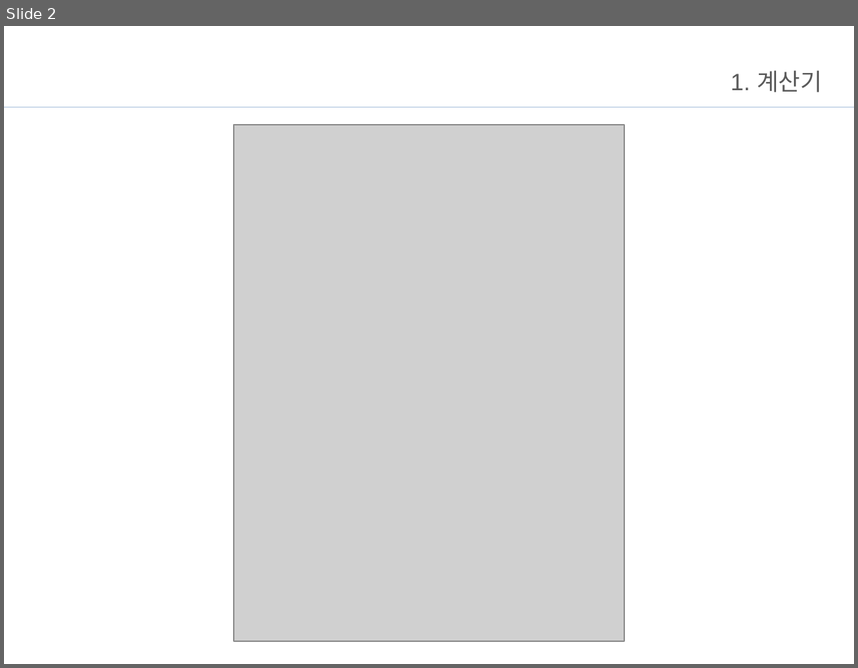
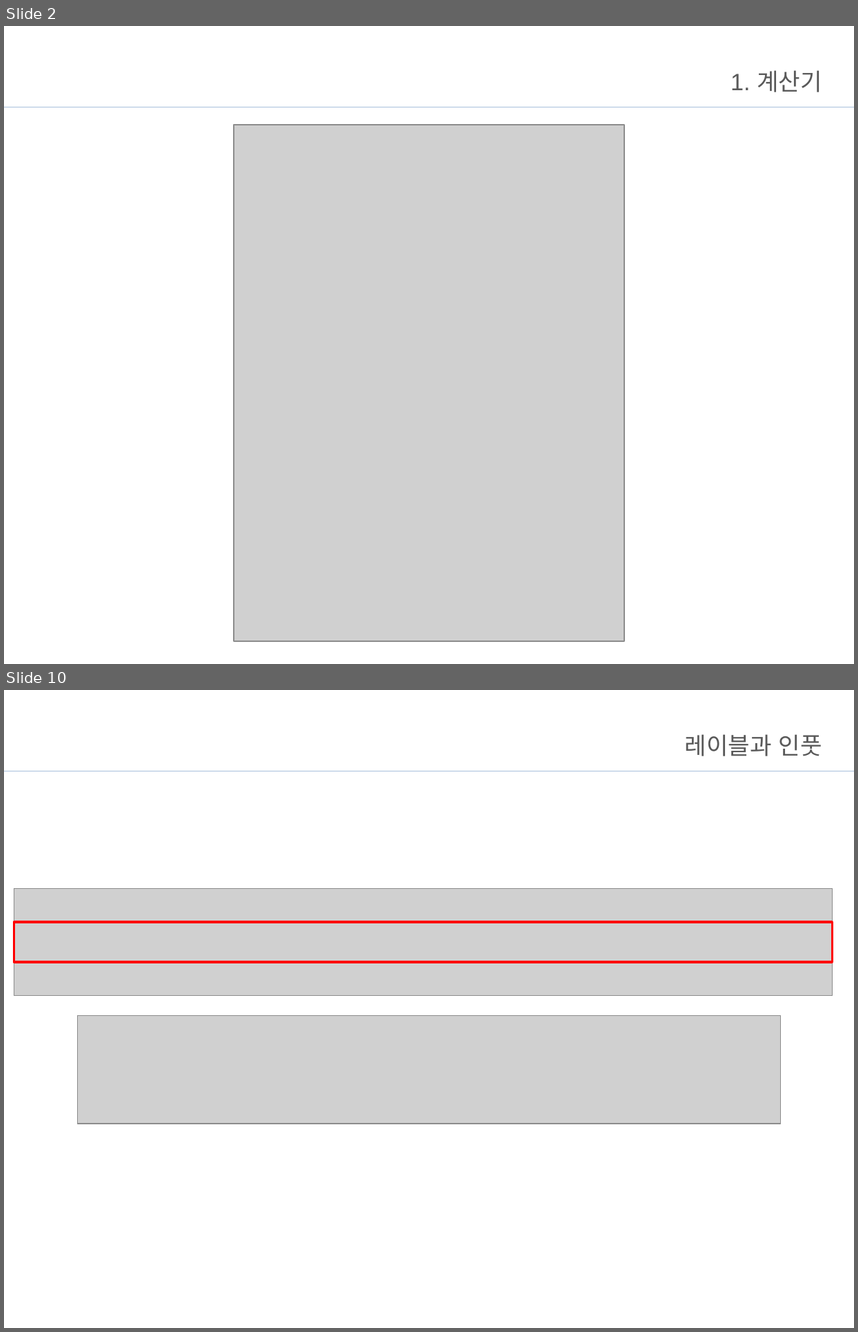
Before and after one commit to Jo-jangho/Web, a slide deck: 과제/JavaScript브리핑.pptx. Shown one above the other, each under a label of ours: slide 2 before the commit, slides 2 and 10 after it; the slides between them are not shown. The pictures are 858x668 and 858x1332 pixels, drawn with LibreOffice and Linux fonts; fonts in the diff are those of the drawing; grey boxes stand for pictures; background and template pictures are left out. Boxes give left, top, right and bottom in pixels: in the first picture for what was removed or moved away, otherwise in the second. Text is boxed around its words. In the diff, an @@ line names an element or a change of style, - is before the commit and + after.

```diff
--- a/과제/JavaScript브리핑.pptx
+++ b/과제/JavaScript브리핑.pptx
@@ slide 10 added at [4, 690, 854, 1328], background #FFFFFF; not listed: 1 template element that a slide beside it also shows @@
@@ title added at [685, 734, 822, 756], 20 pt, text #595959 @@
+레이블과 인풋
@@ picture added at [14, 888, 833, 995] @@
@@ rectangle added at [14, 922, 833, 962], outline #FF0000 2 pt @@
@@ picture added at [78, 1016, 781, 1123] @@
```
Also in this commit, not shown: 29 other slides added, 13 slides removed, 44 other files.
